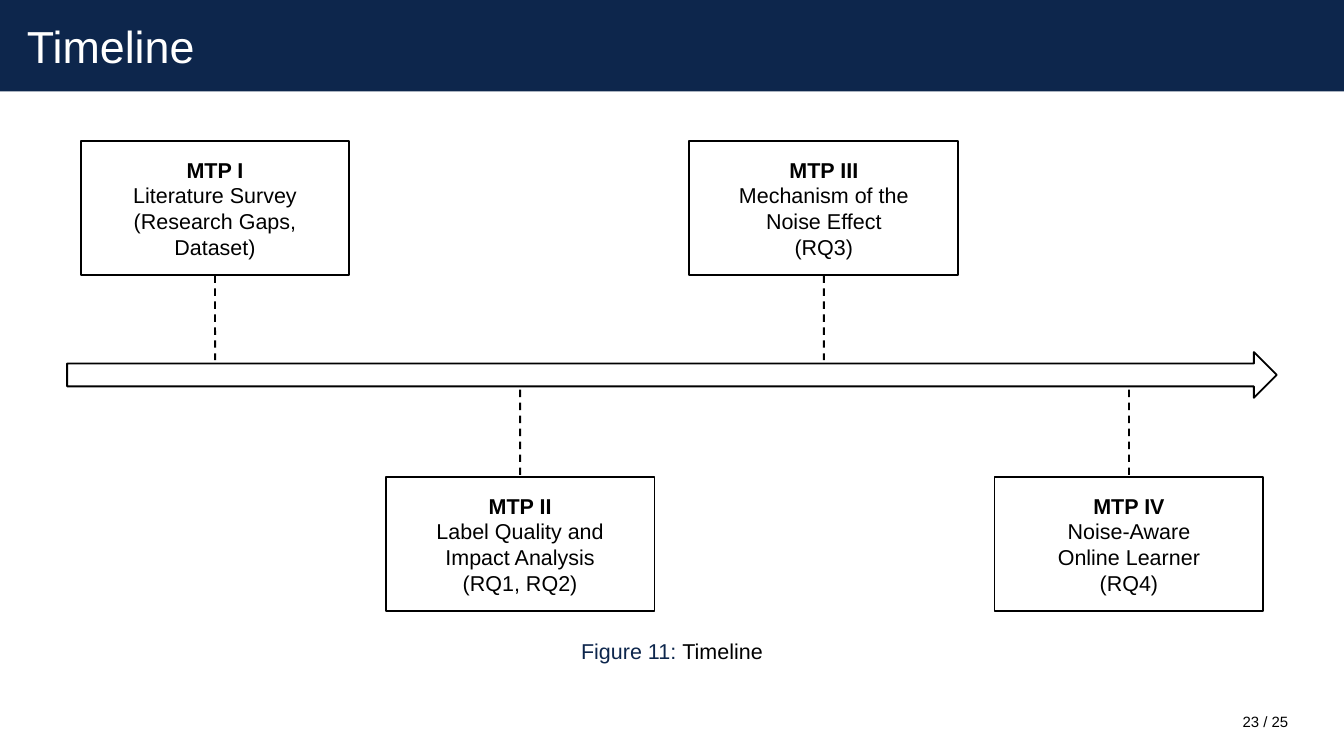
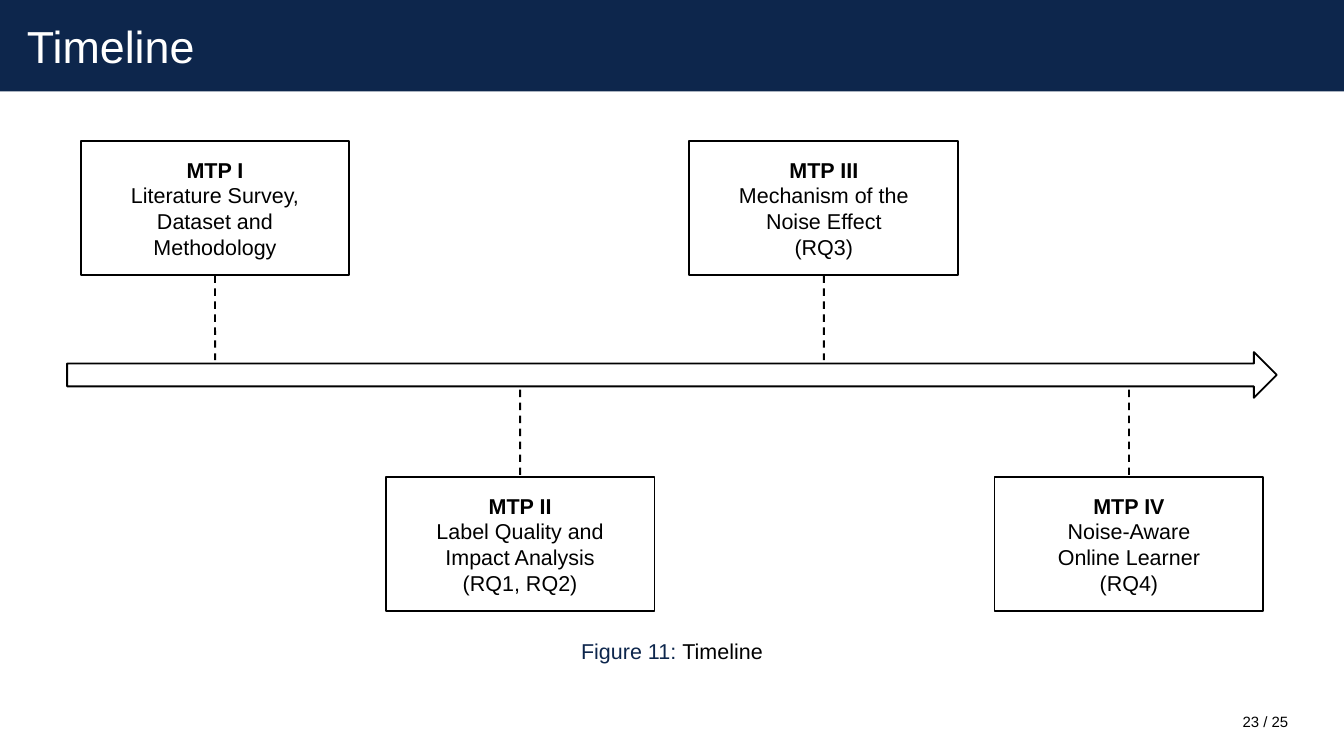
Before and after one commit to itz-puneet/thesis-later, a slide deck: slide 23 of MTP 2/presentation/mtp2_presentation.pptx. Drawn at 1344x756 pixels with LibreOffice and Linux fonts; fonts in the diff are those of the drawing. Boxes give left, top, right and bottom in pixels: in the first picture for what was removed or moved away, otherwise in the second. Text is boxed around its words. In the diff, an @@ line names an element or a change of style, - is before the commit and + after.

Commit message:
Shorten the title, reduce the objectives and add the methodology to the first-stage report
Changes asked for by the supervisor after reviewing the first-stage report
and slides:

- Title is now "Label Noise in Just-In-Time Software Defect Prediction".
- The six objectives are reduced to three main objectives, which are
  stated before the research questions. Each research question names the
  objective it belongs to.
- The first-stage report has a new chapter, "Proposed Methodology",
  written as planned work without results. The closing chapter is
  shortened accordingly and the last paragraph of the abstract is removed.
- The second-stage report uses the same title and objectives and now
  refers to its own work as the second stage.
- Slides: new title, objectives before research questions, methodology
  slides in the first-stage deck, and no timeline slide in that deck.

```diff
--- a/MTP 2/presentation/mtp2_presentation.pptx
+++ b/MTP 2/presentation/mtp2_presentation.pptx
@@ text in rectangle at [131, 187, 299, 260]: text changed @@
-Literature Survey
-(Research Gaps,
-Dataset)
+Literature Survey,
+Dataset and
+Methodology
```
Also in this commit, not shown: 3 other slides changed, 10 other files.
